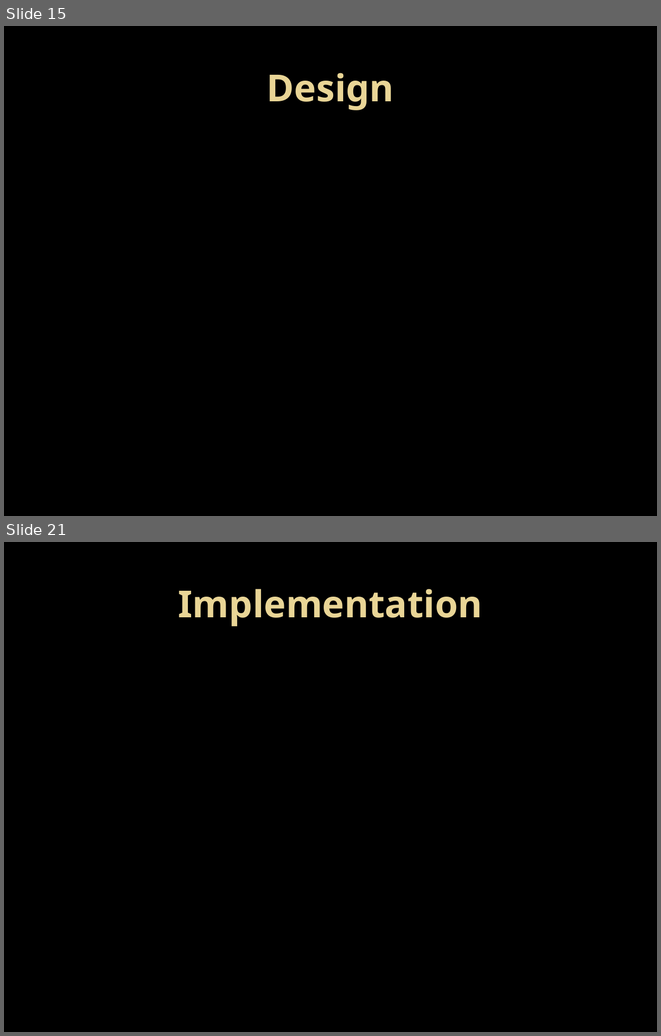
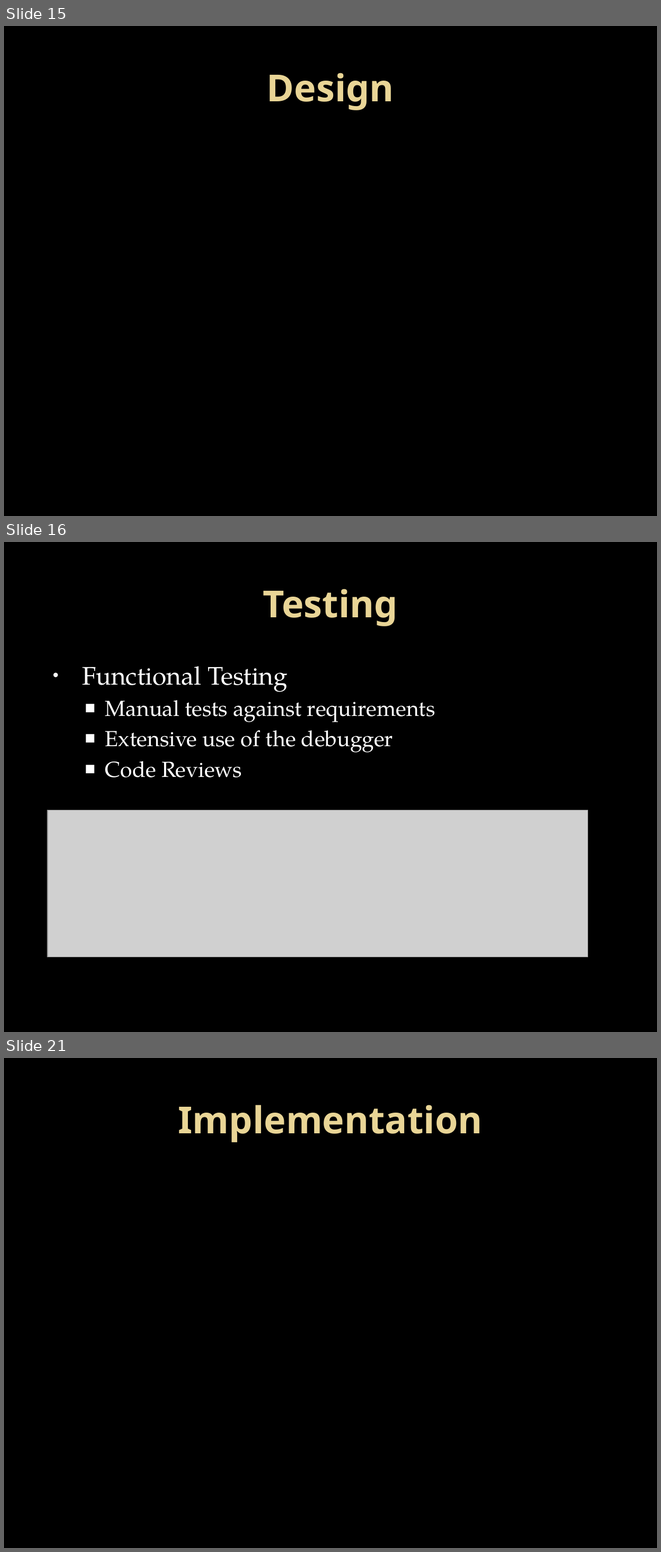
Before and after one commit to GroupIntensioMemoryGame/ProjectFiles, a slide deck: Delivery Briefing/Delivery Briefing.pptx. Shown one above the other, each under a label of ours: slides 15 and 21 before the commit, slides 15, 16 and 21 after it; the slides between them are not shown. The pictures are 661x1036 and 661x1552 pixels, drawn with LibreOffice and Linux fonts; fonts in the diff are those of the drawing; grey boxes stand for pictures; background and template pictures are left out. Boxes give left, top, right and bottom in pixels: in the first picture for what was removed or moved away, otherwise in the second. Text is boxed around its words. In the diff, an @@ line names an element or a change of style, - is before the commit and + after.

Commit message:
Filled out Testing Slides

```diff
--- a/Delivery Briefing/Delivery Briefing.pptx
+++ b/Delivery Briefing/Delivery Briefing.pptx
@@ slide 16 added at [4, 542, 657, 1032], background picture (left out) @@
@@ title added at [263, 589, 398, 626], 41 pt, text gradient #EAD696 to #E7D081, bold @@
+Testing
@@ text added at [82, 666, 435, 777], 24 pt, text #FFFFFF @@
+• Functional Testing
+  ■ Manual tests against requirements
+  ■ Extensive use of the debugger
+  ■ Code Reviews
@@ picture added at [48, 810, 589, 956] @@
```
Also in this commit, not shown: 3 slides changed, 2 other slides added, 3 slides removed, 2 other files.
